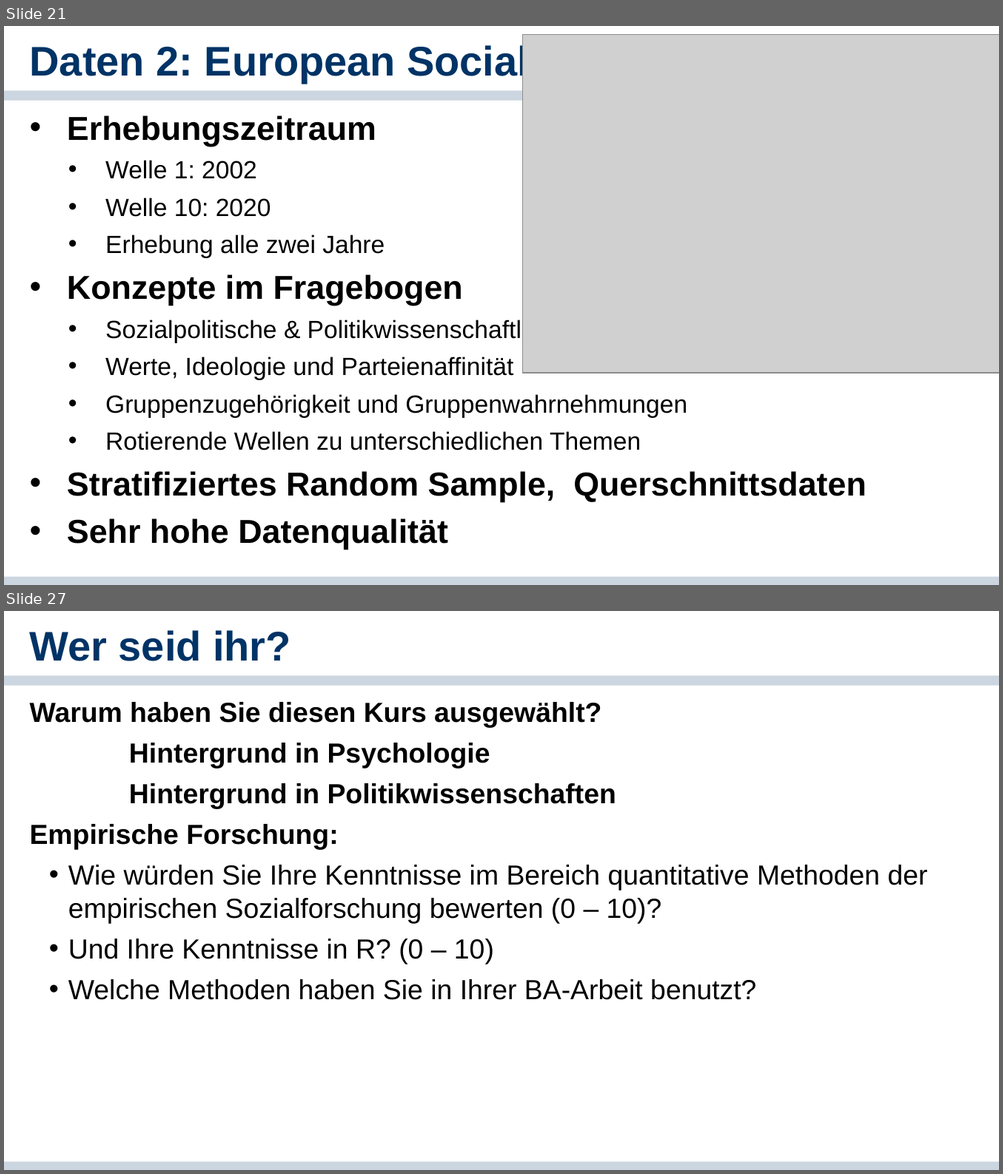
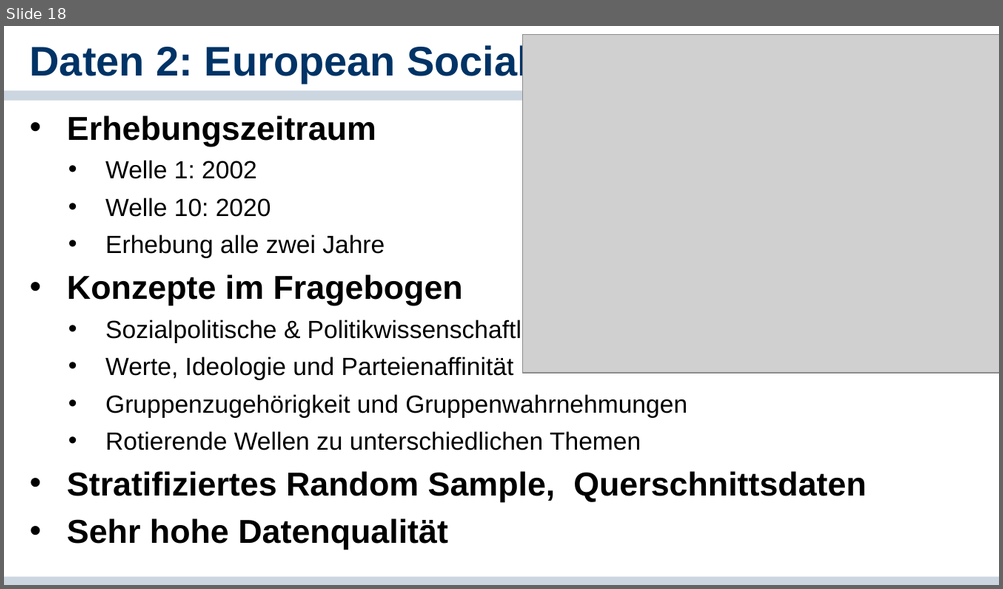
Before and after one commit to cgnguyen/class_political_psychology, a slide deck: 2_Slides_Literature/2_Basics of Political Psychology/2-Methoden und Theorien der politischen Psychologie.pptx. Shown one above the other, each under a label of ours: slides 21 and 27 before the commit, slide 18 after it; the slides between them are not shown. The pictures are 1003x1174 and 1003x589 pixels, drawn with LibreOffice and Linux fonts; fonts in the diff are those of the drawing; grey boxes stand for pictures; background and template pictures are left out. Boxes give left, top, right and bottom in pixels: in the first picture for what was removed or moved away, otherwise in the second. Text is boxed around its words. In the diff, an @@ line names an element or a change of style, - is before the commit and + after.

```diff
--- a/2_Slides_Literature/2_Basics of Political Psychology/2-Methoden und Theorien der politischen Psychologie.pptx
+++ b/2_Slides_Literature/2_Basics of Political Psychology/2-Methoden und Theorien der politischen Psychologie.pptx
@@ slide 27 removed at box(4, 611, 999, 1170), background #FFFFFF; not listed: 2 template elements that a slide beside it also shows @@
@@ title removed at box(30, 630, 291, 661) @@
-Wer seid ihr?
@@ text removed at box(30, 702, 928, 1000) @@
-Warum haben Sie diesen Kurs ausgewählt?
-Hintergrund in Psychologie
-Hintergrund in Politikwissenschaften
-Empirische Forschung:
-  • Wie würden Sie Ihre Kenntnisse im Bereich quantitative Methoden der empirischen Sozialforschung bewerten (0 – 10)?
-  • Und Ihre Kenntnisse in R? (0 – 10)
-  • Welche Methoden haben Sie in Ihrer BA-Arbeit benutzt?
@@ what was slide 21 is now slide 18 @@
```
Also in this commit, not shown: 3 slides changed, 2 slides added, 9 other slides removed.
